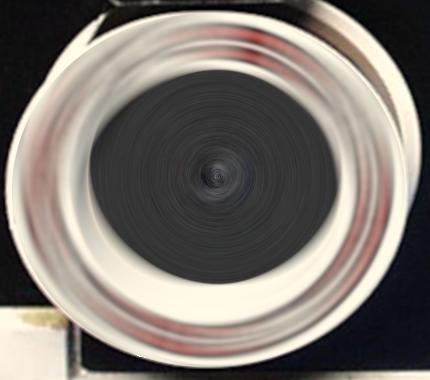
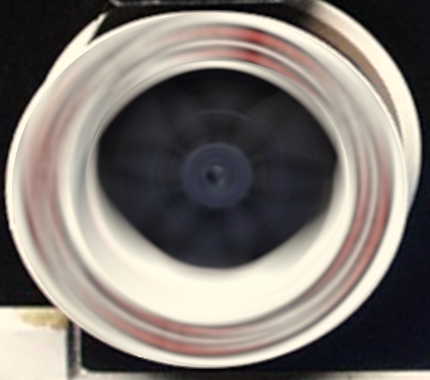
The second 430×380 image is a revision of the first. Changes to its layers:
added layer "Pasted Layer" above "reelA2.png" over (x1=86, y1=59, x2=349, y2=303)
